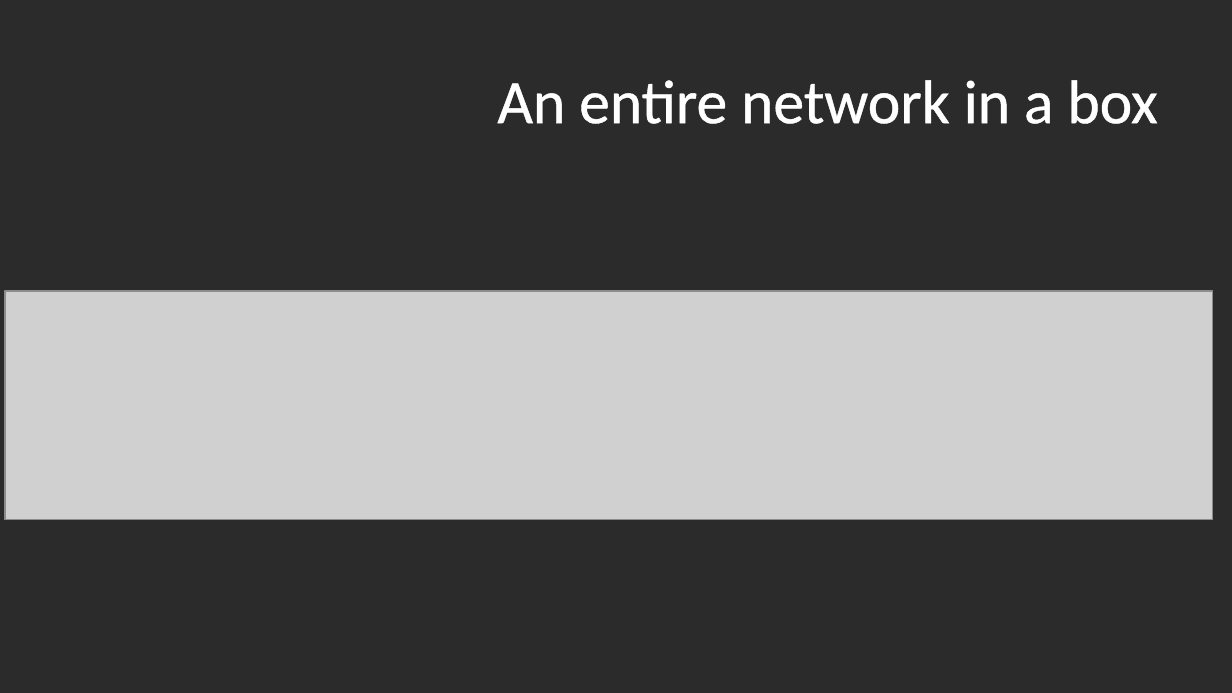
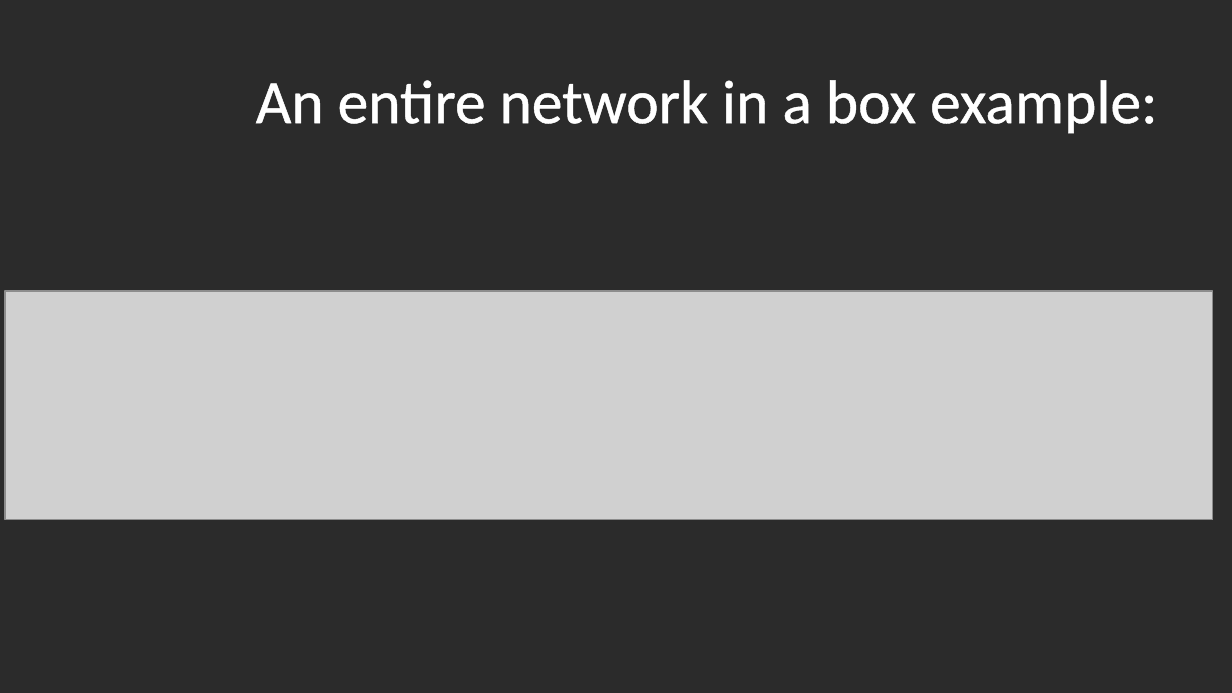
Before and after one commit to sreilly1977/dlh-cyber_security, a slide deck: slide 3 of notes/Security_Infra_Project_For_CS_Academy.odp. Drawn at 1232x693 pixels with LibreOffice and Linux fonts; fonts in the diff are those of the drawing; grey boxes stand for pictures; background and template pictures are left out; a plain dark background stands for a picture behind light text. Boxes give left, top, right and bottom in pixels: in the first picture for what was removed or moved away, otherwise in the second. Text is boxed around its words. In the diff, an @@ line names an element or a change of style, - is before the commit and + after.

```diff
--- a/notes/Security_Infra_Project_For_CS_Academy.odp
+++ b/notes/Security_Infra_Project_For_CS_Academy.odp
@@ title at bbox=[256, 80, 1157, 134]: text changed @@
-An entire network in a box
+An entire network in a box example:
```
Also in this commit, not shown: 1 other slide changed, 1 slide removed, 1 other file.
